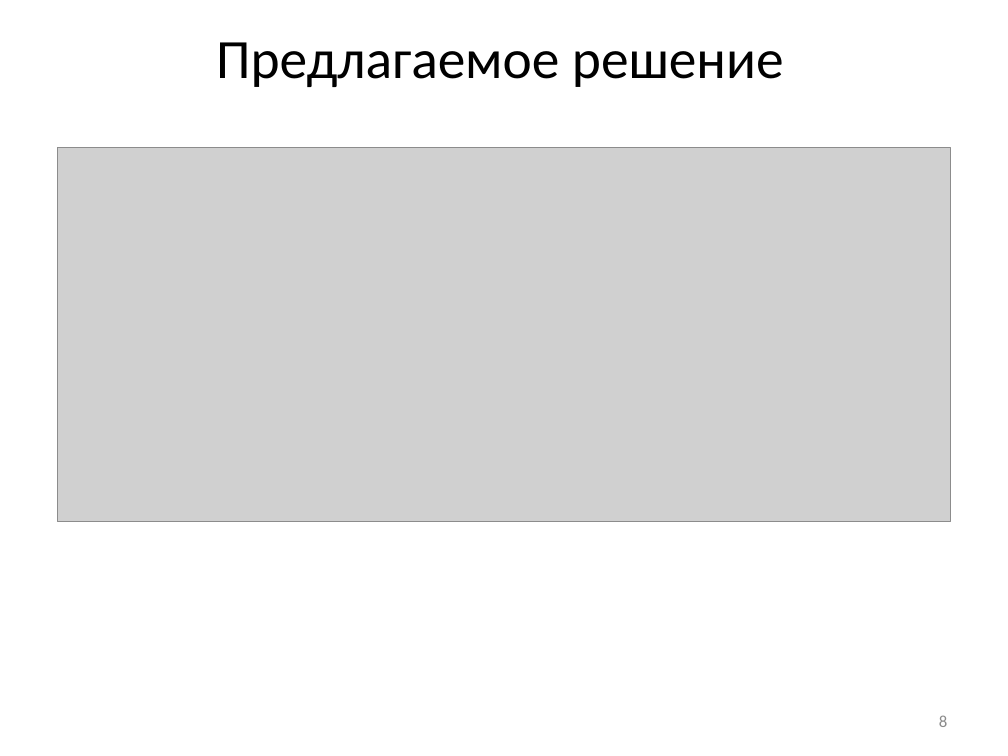
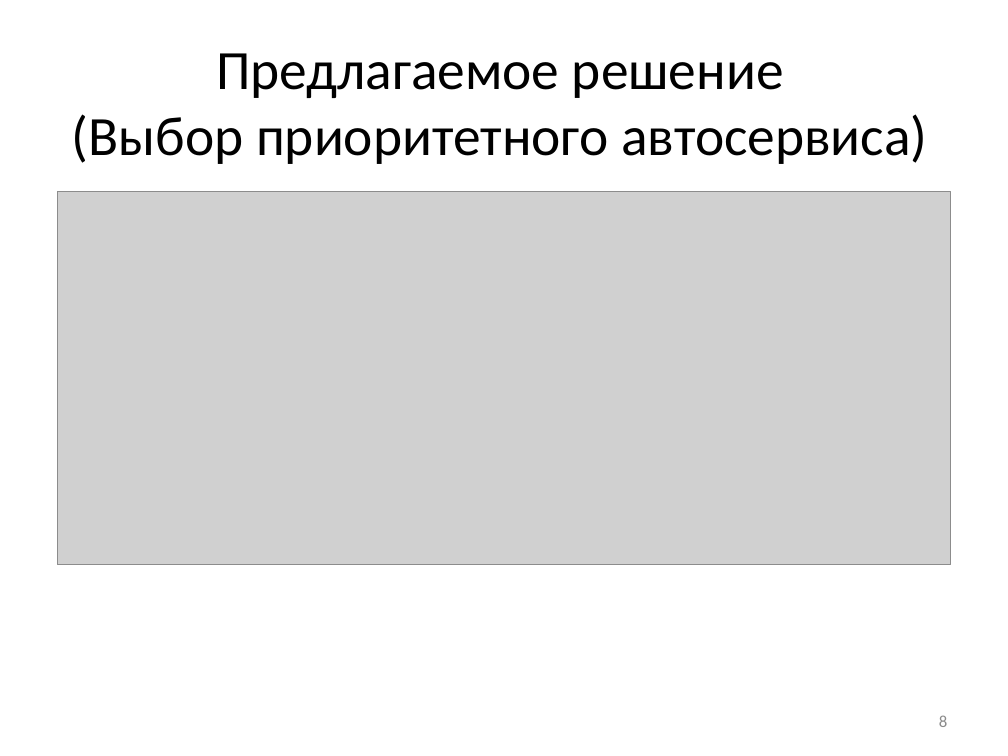
Before and after one commit to vadimgilka/-arRatingWebsite, a slide deck: slide 8 of Documentation/My documentation/Predzashita_Gailevich.pptx. Drawn at 1008x756 pixels with LibreOffice and Linux fonts; fonts in the diff are those of the drawing; grey boxes stand for pictures. Boxes give left, top, right and bottom in pixels: in the first picture for what was removed or moved away, otherwise in the second. Text is boxed around its words. In the diff, an @@ line names an element or a change of style, - is before the commit and + after.

```diff
--- a/Documentation/My documentation/Predzashita_Gailevich.pptx
+++ b/Documentation/My documentation/Predzashita_Gailevich.pptx
@@ title at box(72, 53, 927, 164): text changed @@
-Предлагаемое решение
+Предлагаемое решение
+(Выбор приоритетного автосервиса)
@@ picture: place and size @@
-picture at box(57, 148, 952, 522)
+picture at box(57, 192, 952, 565)
```
Also in this commit, not shown: 4 other slides changed, 2 slides added.
